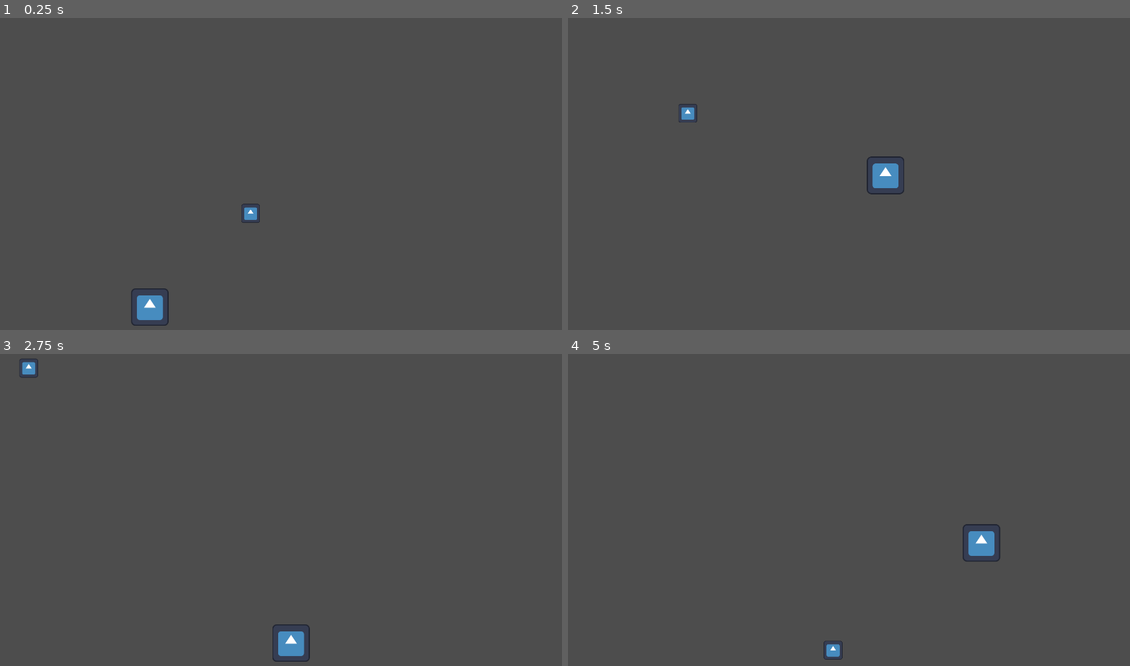
Above: before the commit, frames 1-4 (two rows, left to right).
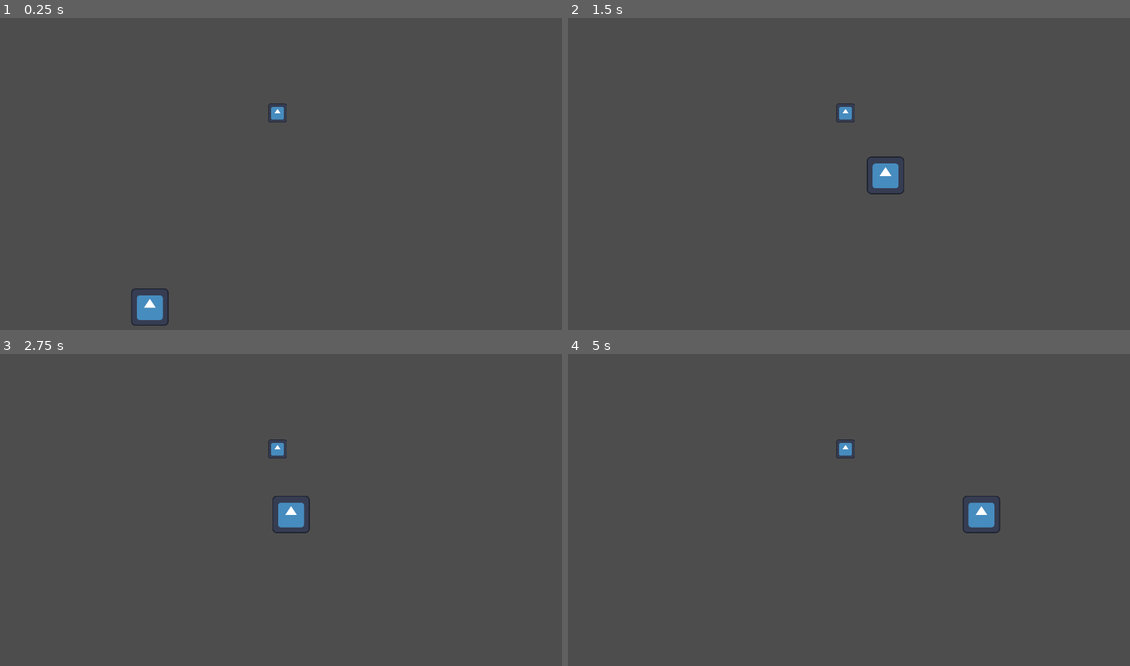
Above: after the commit, the same moments.

Repository: WilliamRelken/open_ball_game
Game: Godot game, scene res://Map.tscn
Same seed, same stepped clock (60 frames per second), same inputs: the game is played once before the commit and once after it. The engine's default icon, where the game draws it, is replaced by a stand-in: a white triangle on a blue panel in a dark square.
Inputs (mouse positions are in pixels of both pictures, inside the frame that each line leads up to):
- Up to frame 1 (0.25 s): no input
- Up to frame 2 (1.5 s): move the mouse to (972, 158) at 0.52 s; hold S (duck) 0.53-1.28 s; hold D (move_right) from 0.53 s (still down); tap Space (jump) at 0.77 s; click (972, 158) at 0.8 s; move the mouse to (736, 189) at 1.27 s; click (736, 189) at 1.35 s
- Up to frame 3 (2.75 s): tap Space (jump) at 1.52 s; tap W (look_up, bound only after the commit) at 1.55, 2.1 s; move the mouse to (337, 438) at 2.02 s; release D (move_right) at 2.03 s; hold A (move_left) from 2.03 s (still down); hold S (duck) from 2.03 s (still down)
- Up to frame 4 (5 s): move the mouse to (820, 572) at 2.77 s; release A (move_left) at 2.78 s; release S (duck) at 2.78 s; hold D (move_right) 2.78-4.28 s; tap S (duck) at 2.85, 4.55 s; tap Space (jump) at 3.02, 3.77, 4.52 s; click (820, 572) at 3.05 s; move the mouse to (1017, 556) at 3.52 s; click (1017, 556) at 3.6 s; tap W (look_up, bound only after the commit) at 3.8, 4.35 s; move the mouse to (680, 463) at 4.27 s; hold A (move_left) from 4.28 s (still down)

The runs differ from the first frame. In frame 1, 0.2% of the frame differs, in the area x 42-52%, y 27-66%; in frame 2, 0.2%; in frame 3, 1.2%, in the area x 3-56%, y 1-99%; in frame 4, 1.1%.

Commit message:
added hitting ball in a direction

Diff:
--- a/Ball.gd
+++ b/Ball.gd
@@ -1,13 +1,15 @@
 extends CharacterBody2D
 
-signal change_direction
+signal change_direction(dir: Vector2, mult: float)
 
+@export var rand_start = false
 var direction: Vector2
 var SPEED = 1000
 
 # Called when the node enters the scene tree for the first time.
 func _ready():
-	direction = Vector2(1,1).rotated(deg_to_rad(randi_range(0,359))) * SPEED
+	if rand_start:
+		direction = Vector2(1,1).rotated(deg_to_rad(randi_range(0,359))) * SPEED
 
 func _process(delta):
 	var spd = SPEED
@@ -22,6 +24,9 @@
 		direction.y *= -1
 
 
-func _on_change_direction():
-	direction.x *= -1
-	direction.y *= -1
+func _on_change_direction(dir: Vector2, mult: float):
+	var dir_length = direction.length()
+	if (!dir_length or dir_length < SPEED):
+		dir_length = SPEED
+	var new_direction = dir.normalized() * dir_length
+	direction = new_direction * mult
--- a/Character.gd
+++ b/Character.gd
@@ -6,11 +6,13 @@
 const JUMP_VELOCITY = -1500.0
 const EXTRA_JUMPS = 1
 const SWING_TIME = 0.2
+const SWING_MULT = 1.1
 
 # Get the gravity from the project settings to be synced with RigidBody nodes.
 var gravity = ProjectSettings.get_setting("physics/2d/default_gravity")
 var jump_count = EXTRA_JUMPS
 var swinging = false
+var swing_dir: Vector2 = Vector2(0, 0)
 
 func _physics_process(delta):
 	# Add the gravity.
@@ -24,10 +26,9 @@
 
 	if (jump_count != EXTRA_JUMPS and is_on_floor()): jump_count = EXTRA_JUMPS
 
-	if Input.is_action_pressed("duck") and velocity.y > 0:
-		velocity.y *= 1.1
-
 	if Input.is_action_just_pressed("swing"):
+		var move_dir: Vector2 = Input.get_vector("move_left", "move_right", "look_up", "duck")
+		swing_dir = move_dir
 		var timer: SceneTreeTimer = get_tree().create_timer(SWING_TIME)
 		swinging = true
 		timer.timeout.connect(stop_swinging)
@@ -40,7 +41,6 @@
 		velocity.x = direction * SPEED
 	else:
 		velocity.x = move_toward(velocity.x, 0, SPEED)
-
 	move_and_slide()
 
 func stop_swinging():
@@ -51,6 +51,9 @@
 func trigger_hit():
 	var bodies = %BatterBox.get_overlapping_bodies()
 	var balls: Array[Node2D] = bodies.filter(is_ball)
-	if (len(balls) > 0):
-		balls[0].emit_signal("change_direction")
+	var mult = 1
+	if (swing_dir.y > 0):
+		mult = SWING_MULT
+	for ball in balls:
+		ball.emit_signal("change_direction", swing_dir, mult)
 		swinging = false
--- a/Map.gd
+++ /dev/null
@@ -1,11 +0,0 @@
-extends Node2D
-
-
-# Called when the node enters the scene tree for the first time.
-func _ready():
-	pass # Replace with function body.
-
-
-# Called every frame. 'delta' is the elapsed time since the previous frame.
-func _process(delta):
-	pass
--- a/Map.tscn
+++ b/Map.tscn
@@ -1,6 +1,5 @@
-[gd_scene load_steps=7 format=3 uid="uid://ckxjviho7cmib"]
+[gd_scene load_steps=6 format=3 uid="uid://ckxjviho7cmib"]
 
-[ext_resource type="Script" path="res://Map.gd" id="1_2edqj"]
 [ext_resource type="PackedScene" uid="uid://dtyrfiw6k130p" path="res://Character.tscn" id="1_13q04"]
 [ext_resource type="PackedScene" uid="uid://bs66l8nwgli7i" path="res://Ball.tscn" id="2_mklvh"]
 
@@ -14,7 +13,6 @@
 size = Vector2(1920, 40)
 
 [node name="Map" type="Node2D"]
-script = ExtResource("1_2edqj")
 
 [node name="Arena" type="Node2D" parent="."]
 
--- a/project.godot
+++ b/project.godot
@@ -85,6 +85,14 @@
 "deadzone": 0.5,
 "events": [Object(InputEventKey,"resource_local_to_scene":false,"resource_name":"","device":-1,"window_id":0,"alt_pressed":false,"shift_pressed":false,"ctrl_pressed":false,"meta_pressed":false,"pressed":false,"keycode":0,"physical_keycode":83,"key_label":0,"unicode":115,"echo":false,"script":null)
 , Object(InputEventJoypadButton,"resource_local_to_scene":false,"resource_name":"","device":-1,"button_index":12,"pressure":0.0,"pressed":true,"script":null)
+, Object(InputEventJoypadMotion,"resource_local_to_scene":false,"resource_name":"","device":-1,"axis":1,"axis_value":1.0,"script":null)
+]
+}
+look_up={
+"deadzone": 0.5,
+"events": [Object(InputEventKey,"resource_local_to_scene":false,"resource_name":"","device":-1,"window_id":0,"alt_pressed":false,"shift_pressed":false,"ctrl_pressed":false,"meta_pressed":false,"pressed":false,"keycode":0,"physical_keycode":87,"key_label":0,"unicode":119,"echo":false,"script":null)
+, Object(InputEventJoypadMotion,"resource_local_to_scene":false,"resource_name":"","device":-1,"axis":1,"axis_value":-1.0,"script":null)
+, Object(InputEventJoypadButton,"resource_local_to_scene":false,"resource_name":"","device":-1,"button_index":11,"pressure":0.0,"pressed":true,"script":null)
 ]
 }
 
